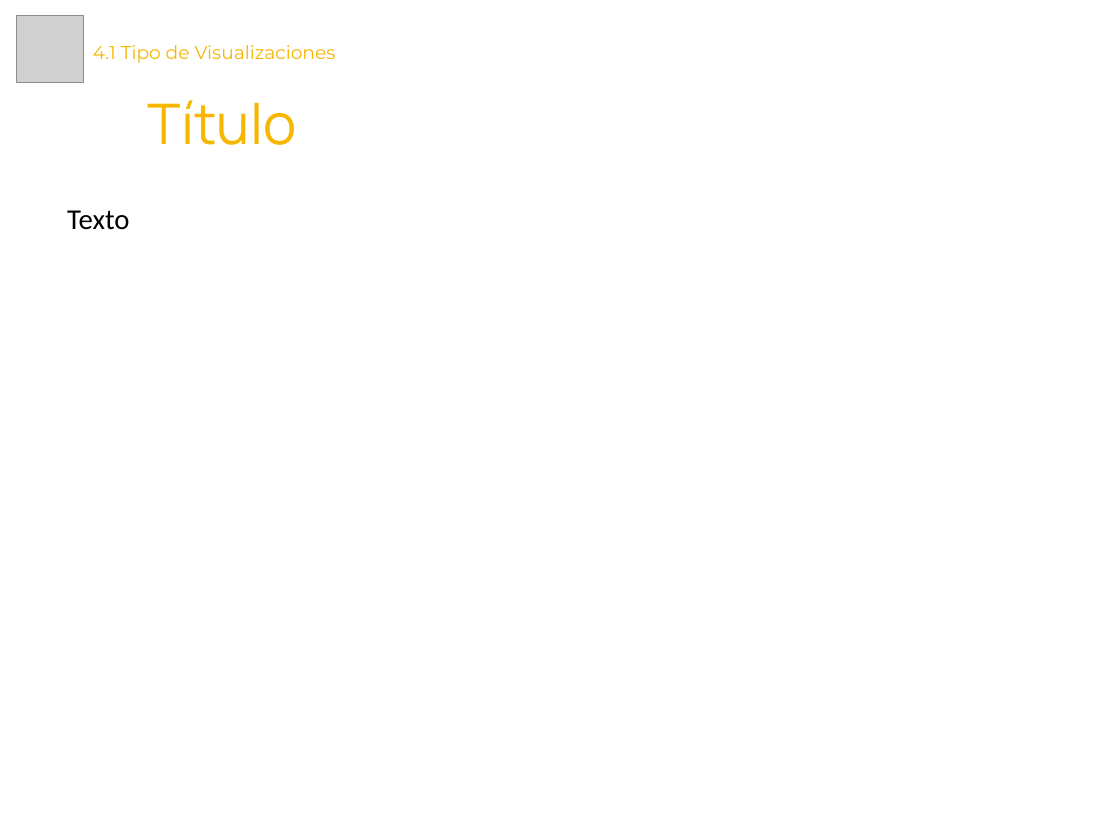
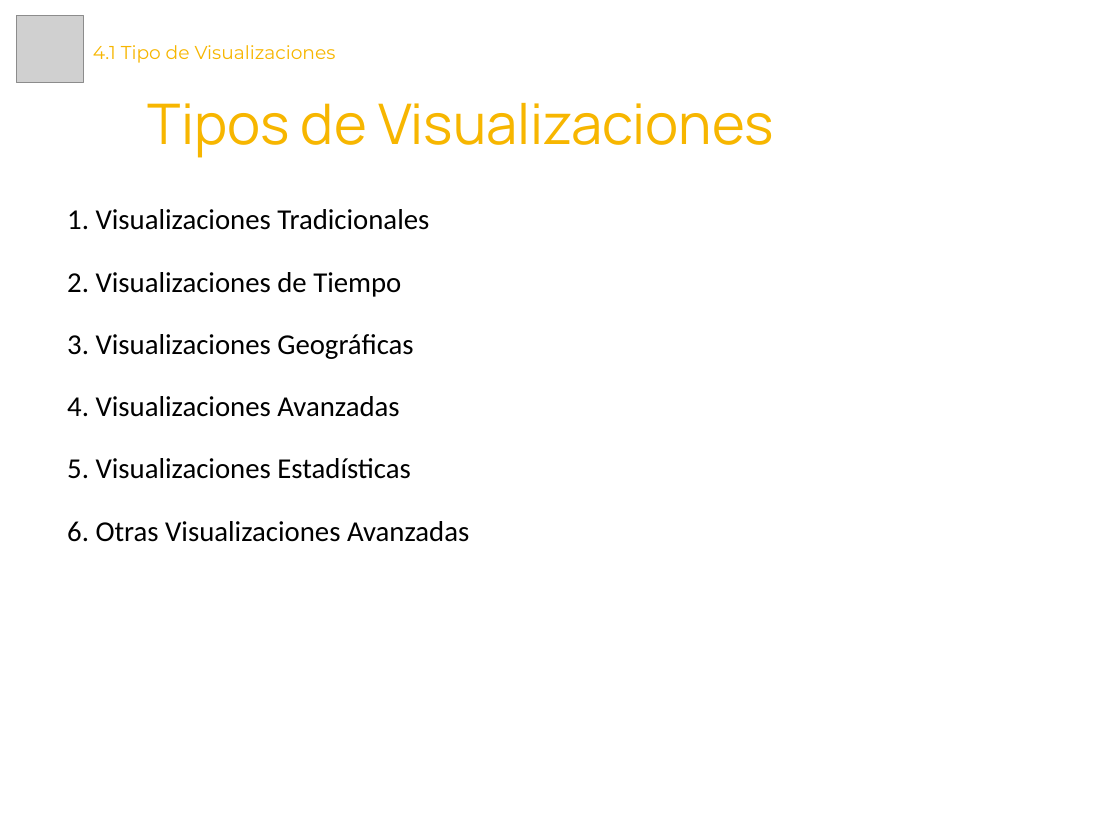
Before and after one commit to Laboratoria/curriculum, a slide deck: slide 2 of 18-data-visualization/Contenido Semana 2/4.1. Presentación - Tipo de Visualizaciones.pptx. Drawn at 1120x840 pixels with LibreOffice and Linux fonts; fonts in the diff are those of the drawing; grey boxes stand for pictures. Boxes give left, top, right and bottom in pixels: in the first picture for what was removed or moved away, otherwise in the second. Text is boxed around its words. In the diff, an @@ line names an element or a change of style, - is before the commit and + after.

```diff
--- a/18-data-visualization/Contenido Semana 2/4.1. Presentación - Tipo de Visualizaciones.pptx
+++ b/18-data-visualization/Contenido Semana 2/4.1. Presentación - Tipo de Visualizaciones.pptx
@@ text at bbox=[148, 103, 774, 158]: text changed @@
-Título
+Tipos de Visualizaciones
@@ text at bbox=[67, 209, 469, 542]: text changed @@
-Texto
+1. Visualizaciones Tradicionales
+2. Visualizaciones de Tiempo
+3. Visualizaciones Geográficas
+4. Visualizaciones Avanzadas
+5. Visualizaciones Estadísticas
+6. Otras Visualizaciones Avanzadas
```
Also in this commit, not shown: 6 slides added, 5 other files.
